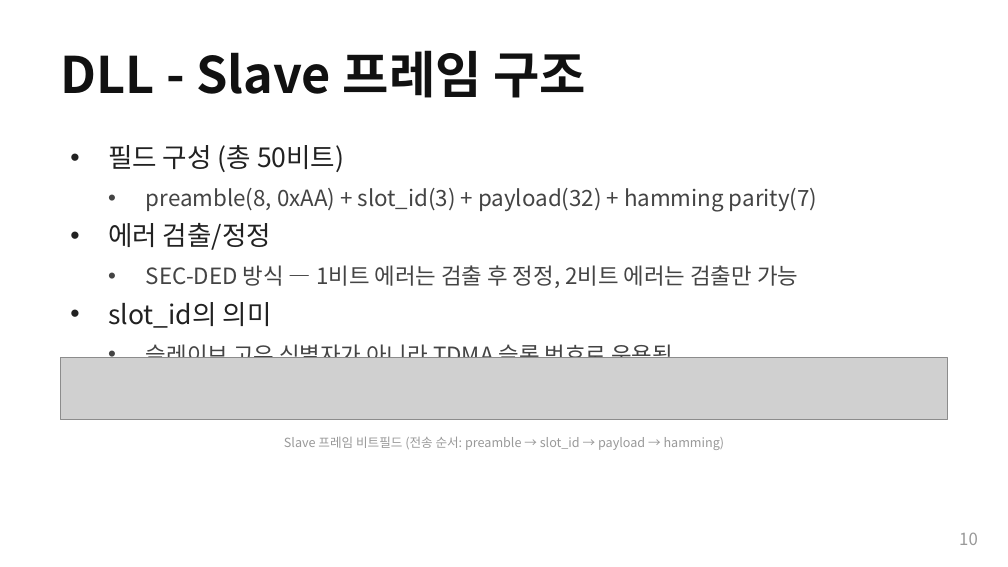
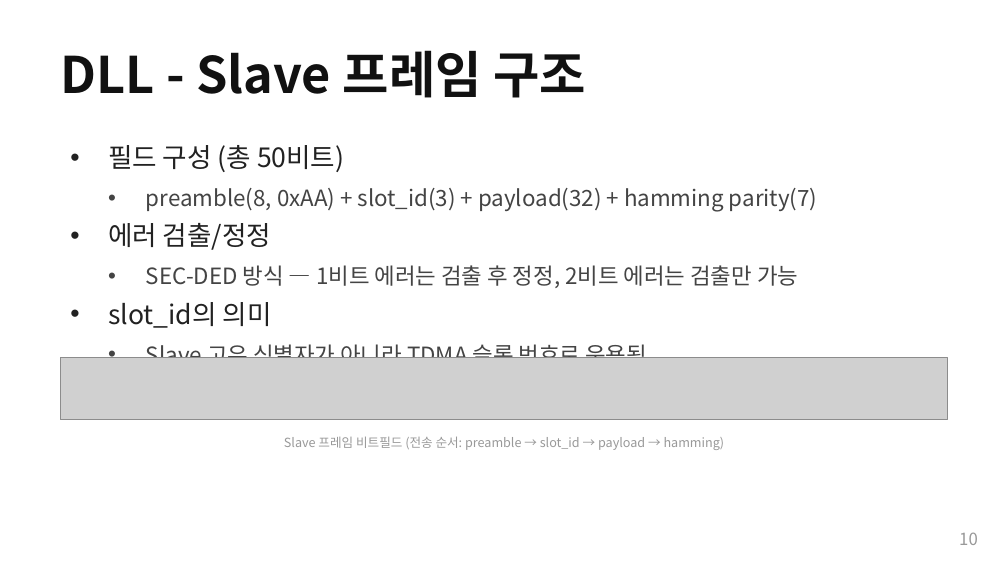
Before and after one commit to Woodong02/SoC_Design_and_Programming, a slide deck: slide 10 of presentation_full.pptx. Drawn at 1008x567 pixels with LibreOffice and Linux fonts; fonts in the diff are those of the drawing; grey boxes stand for pictures. Boxes give left, top, right and bottom in pixels: in the first picture for what was removed or moved away, otherwise in the second. Text is boxed around its words. In the diff, an @@ line names an element or a change of style, - is before the commit and + after.

```diff
--- a/presentation_full.pptx
+++ b/presentation_full.pptx
@@ text at box(146, 340, 647, 358): text changed @@
-  • 슬레이브 고유 식별자가 아니라 TDMA 슬롯 번호로 운용됨
+  • Slave 고유 식별자가 아니라 TDMA 슬롯 번호로 운용됨
```
Also in this commit, not shown: 4 other slides changed, 4 other files.
